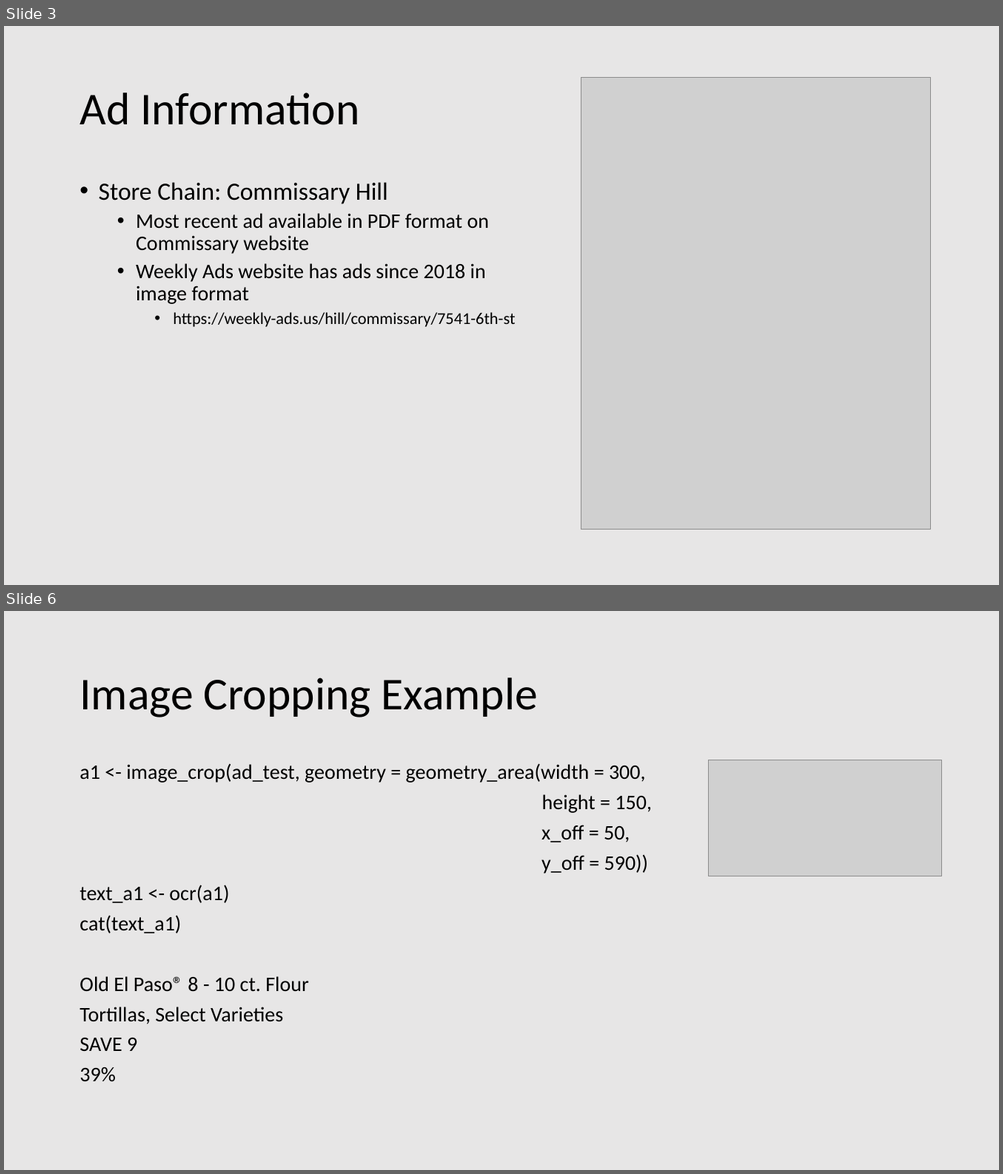
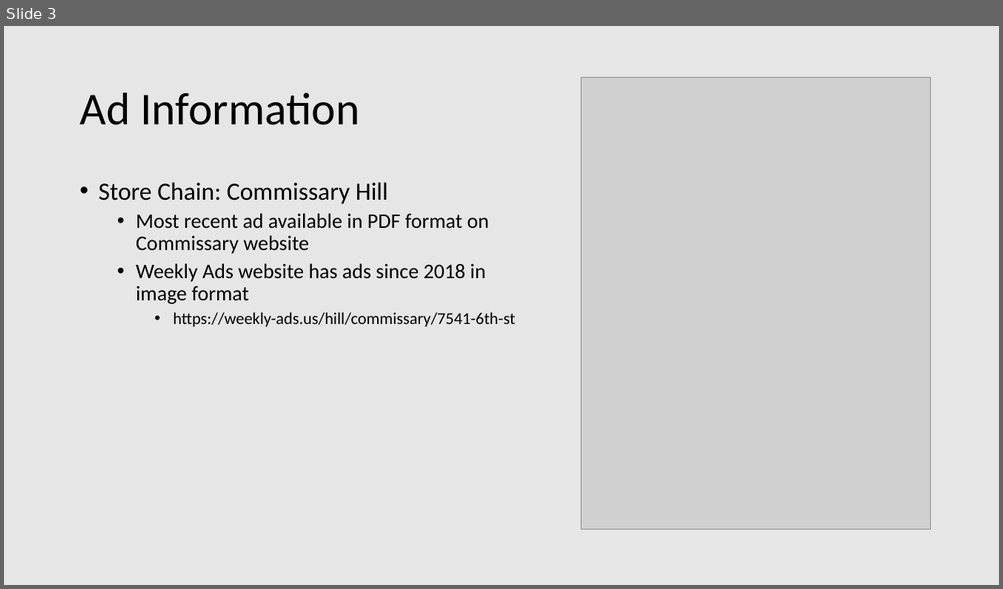
Before and after one commit to mckadet/STAT6080_Group_Project, a slide deck: Weekly Report Template.pptx. Shown one above the other, each under a label of ours: slides 3 and 6 before the commit, slide 3 after it; the slides between them are not shown. The pictures are 1003x1174 and 1003x589 pixels, drawn with LibreOffice and Linux fonts; fonts in the diff are those of the drawing; grey boxes stand for pictures. Boxes give left, top, right and bottom in pixels: in the first picture for what was removed or moved away, otherwise in the second. Text is boxed around its words. In the diff, an @@ line names an element or a change of style, - is before the commit and + after.

```diff
--- a/Weekly Report Template.pptx
+++ b/Weekly Report Template.pptx
@@ slide 6 removed at [4, 611, 999, 1170], background #E7E6E6 @@
@@ title removed at [79, 678, 537, 718] @@
-Image Cropping Example
@@ text removed at [79, 763, 652, 1082] @@
-a1 <- image_crop(ad_test, geometry = geometry_area(width = 300,
-height = 150,
-x_off = 50,
-y_off = 590))
-text_a1 <- ocr(a1)
-cat(text_a1)
-Old El Paso® 8 - 10 ct. Flour
-Tortillas, Select Varieties
-SAVE 9
-39%
@@ picture removed at [708, 760, 941, 877] @@
```
Also in this commit, not shown: 3 slides changed, 1 other slide removed, 1 other file.
